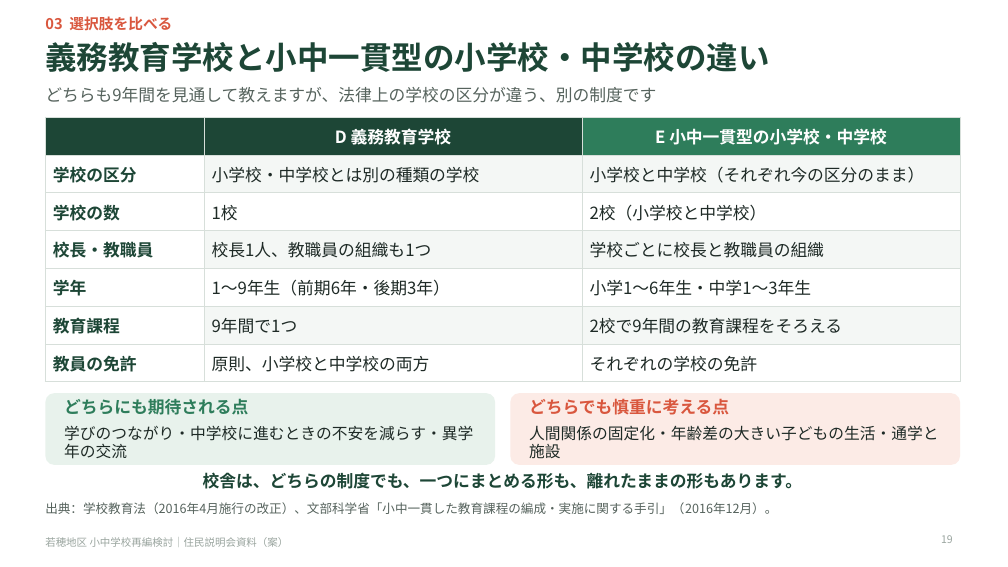
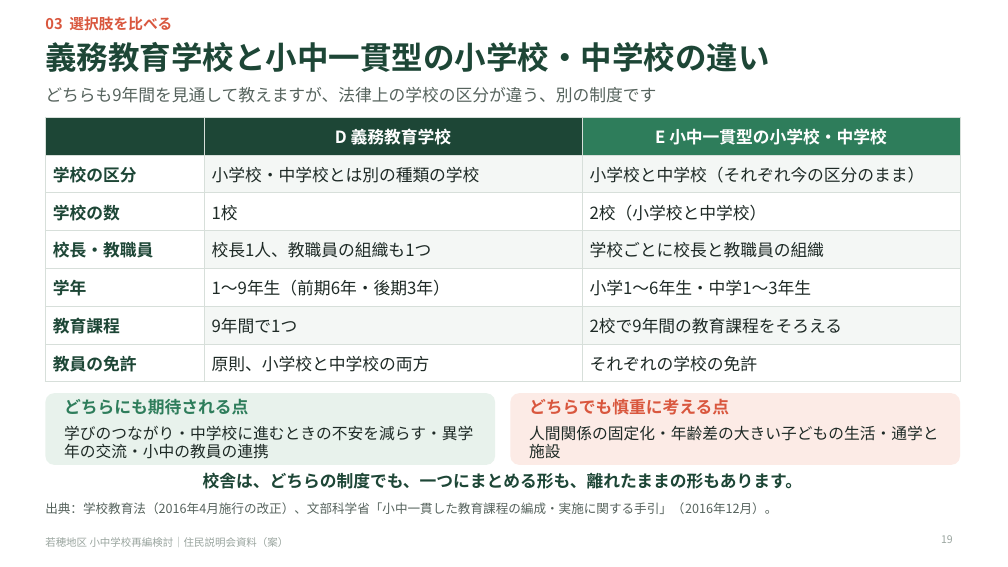
Before and after one commit to Masaki12008/GS, a slide deck: slide 19 of output/若穂地区_住民説明会資料.pptx. Drawn at 1008x567 pixels with LibreOffice and Linux fonts; fonts in the diff are those of the drawing. Boxes give left, top, right and bottom in pixels: in the first picture for what was removed or moved away, otherwise in the second. Text is boxed around its words. In the diff, an @@ line names an element or a change of style, - is before the commit and + after.

```diff
--- a/output/若穂地区_住民説明会資料.pptx
+++ b/output/若穂地区_住民説明会資料.pptx
@@ text at (64,425,473,459): text changed @@
-学びのつながり・中学校に進むときの不安を減らす・異学年の交流
+学びのつながり・中学校に進むときの不安を減らす・異学年の交流・小中の教員の連携
```
Also in this commit, not shown: 6 other files.
